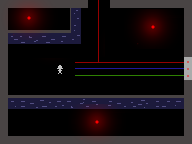
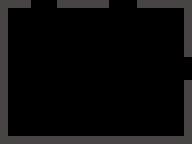
Layered file, before and after one edit (w=192, h=144). Changes by layer:
hid "Door" over [184, 57, 192, 80]
hid "Walls #1" over [3, 0, 192, 144]
hid "Player copy", moved it above "Lines #2", painted on it over [56, 28, 103, 76]
hid "Lines #2", painted on it over [8, 0, 192, 77]
hid "Walls #3", painted on it over [8, 8, 184, 110]
painted on "Walls" over [31, 0, 185, 80]
